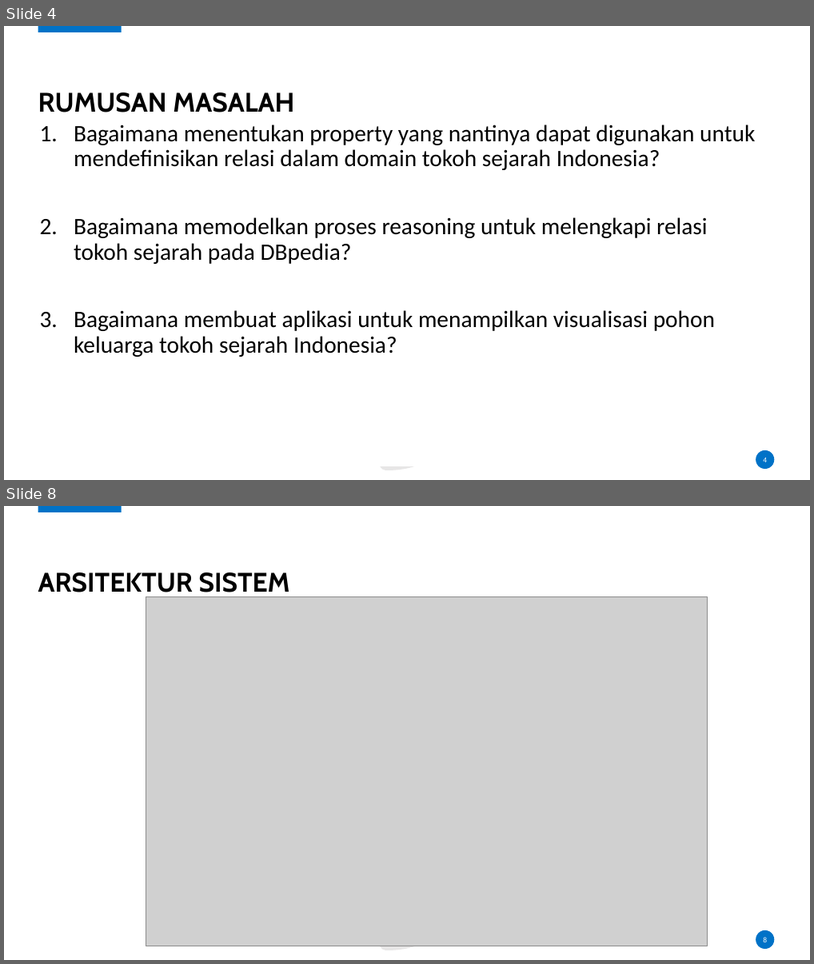
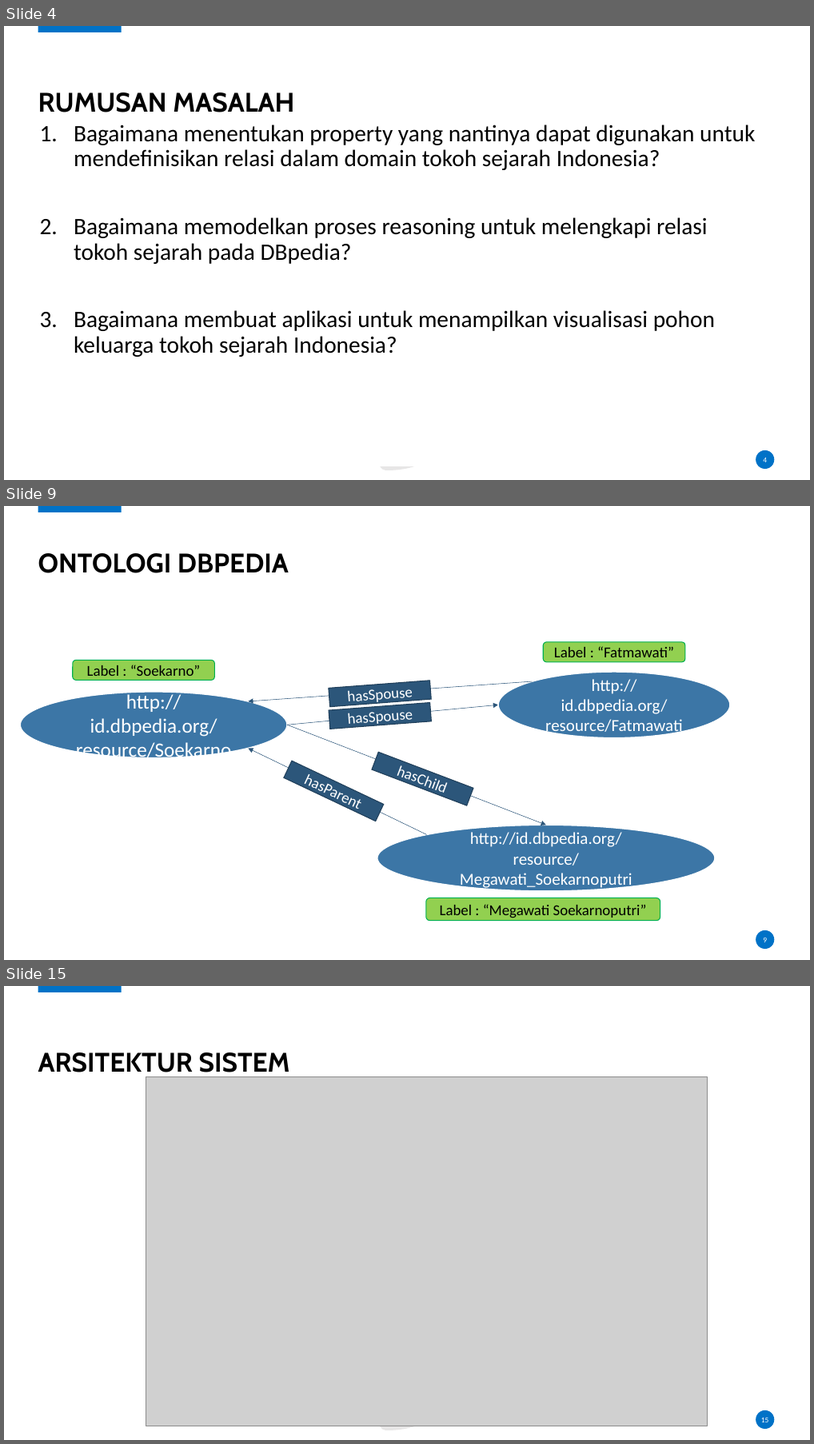
Before and after one commit to karyoutomoo/The-Tree-of-Heroes, a slide deck: 05111540000007-Faiq-Presentasi.pptx. Shown one above the other, each under a label of ours: slides 4 and 8 before the commit, slides 4, 9 and 15 after it; the slides between them are not shown. The pictures are 814x964 and 814x1444 pixels, drawn with LibreOffice and Linux fonts; fonts in the diff are those of the drawing; grey boxes stand for pictures; background and template pictures are left out. Boxes give left, top, right and bottom in pixels: in the first picture for what was removed or moved away, otherwise in the second. Text is boxed around its words. In the diff, an @@ line names an element or a change of style, - is before the commit and + after.

```diff
--- a/05111540000007-Faiq-Presentasi.pptx
+++ b/05111540000007-Faiq-Presentasi.pptx
@@ slide 9 added at box(4, 506, 810, 960), background #FFFFFF; not listed: 3 template elements that a slide beside it also shows @@
@@ text added at box(38, 553, 289, 573), 32 pt, text #000000, bold @@
+ONTOLOGI DBPEDIA
@@ rounded rectangle added at box(544, 642, 686, 662), fill #92D050, outline #00B050 1 pt, 18 pt, text #000000 @@
+Label : “Fatmawati”
@@ rounded rectangle added at box(72, 660, 214, 680), fill #92D050, outline #00B050 1 pt, 18 pt, text #000000 @@
+Label : “Soekarno”
@@ ellipse added at box(499, 672, 730, 738), fill #3C76A6, outline #FFFFFF 1.5 pt, 20 pt, text #FFFFFF @@
+http://id.dbpedia.org/resource/Fatmawati
@@ ellipse added at box(20, 692, 288, 758), fill #3C76A6, outline #FFFFFF 1.5 pt, 24 pt, text #FFFFFF @@
+http://id.dbpedia.org/resource/Soekarno
@@ arrow added from (533, 681) to (249, 701), #2C567A 0.5 pt @@
@@ rectangle added at box(329, 680, 432, 706), fill #2C567A, outline #21405A 1 pt, 18 pt, text #FFFFFF @@
+hasSpouse
@@ arrow added from (287, 724) to (499, 705), #2C567A 0.5 pt @@
@@ rectangle added at box(318, 717, 490, 960), fill #FFFFFF, outline #FFFFFF 1 pt @@
@@ rectangle added at box(329, 703, 432, 728), fill #2C567A, outline #21405A 1 pt, 18 pt, text #FFFFFF @@
+hasSpouse
@@ arrow added from (287, 724) to (546, 825), #2C567A 0.5 pt @@
@@ arrow added from (427, 835) to (249, 748), #2C567A 0.5 pt @@
@@ rectangle added at box(284, 760, 384, 821), fill #2C567A, outline #21405A 1 pt, 18 pt, text #FFFFFF @@
+hasParent
@@ rectangle added at box(372, 752, 474, 805), fill #2C567A, outline #21405A 1 pt, 18 pt, text #FFFFFF @@
+hasChild
@@ ellipse added at box(378, 825, 715, 892), fill #3C76A6, outline #FFFFFF 1.5 pt, 20 pt, text #FFFFFF @@
+http://id.dbpedia.org/resource/Megawati_Soekarnoputri
@@ rounded rectangle added at box(426, 897, 660, 920), fill #92D050, outline #00B050 1 pt, 18 pt, text #000000 @@
+Label : “Megawati Soekarnoputri”
@@ page number added at box(763, 937, 767, 942), 9 pt, text #FFFFFF @@
+9
@@ what was slide 8 is now slide 15 @@
@@ page number at box(762, 1417, 770, 1422): text changed @@
-8
+15
```
Also in this commit, not shown: 9 slides changed, 11 other slides added, 1 slide removed, 8 other files.
